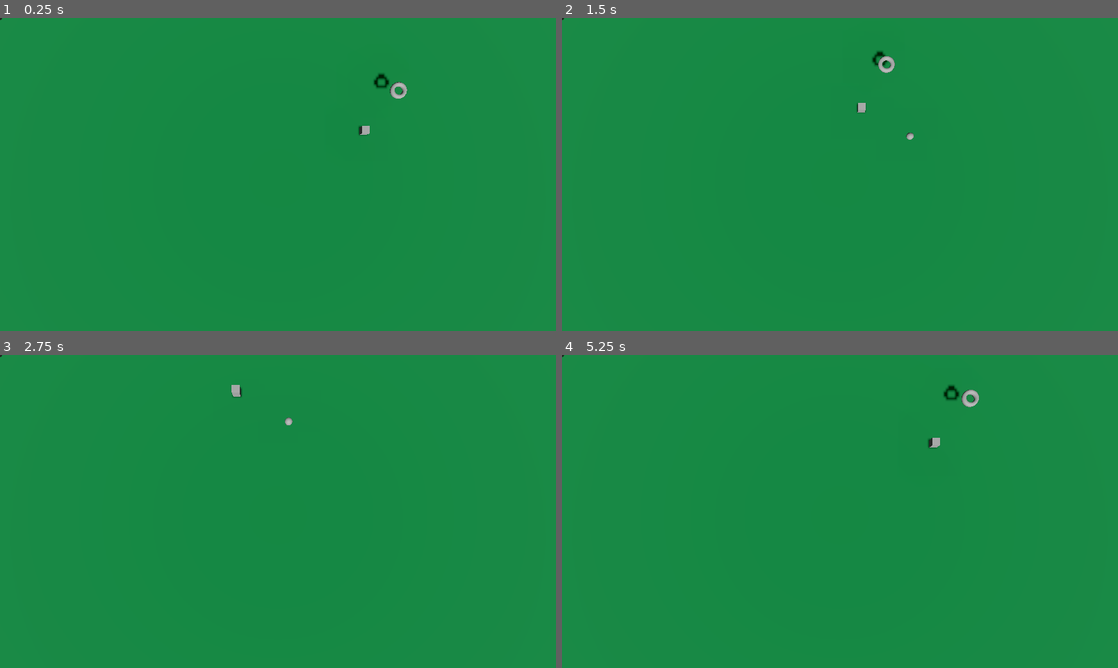
Above: before the commit, frames 1-4 (two rows, left to right).
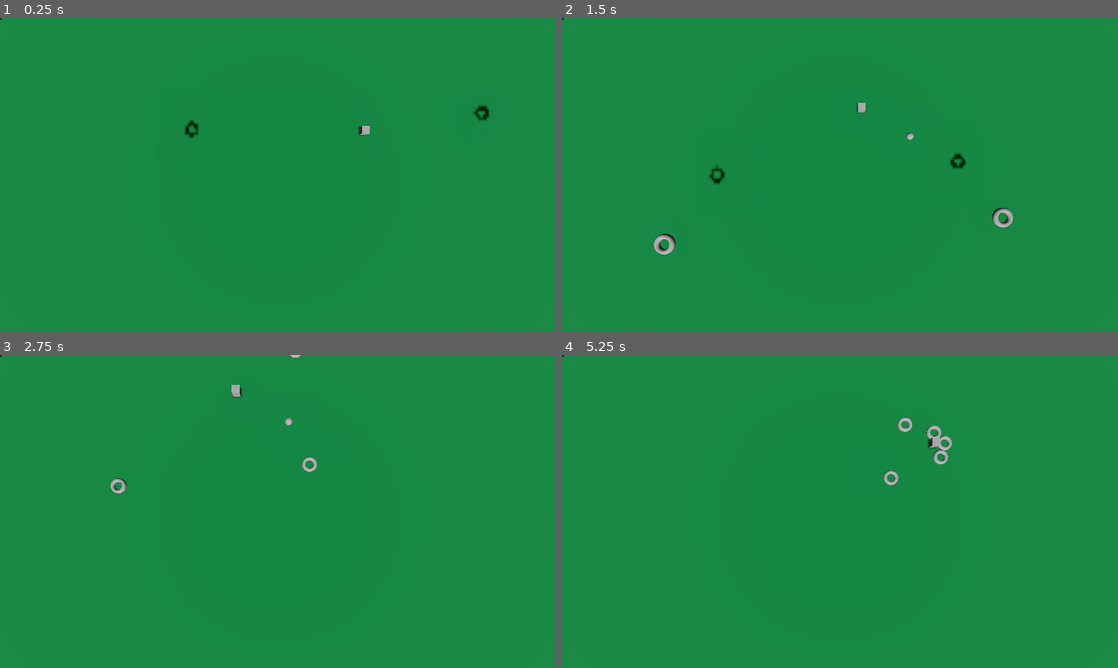
Above: after the commit, the same moments.

Repository: artesgo/city-defense
Game: Godot game, scene res://main.tscn
Same seed, same stepped clock (60 frames per second), same inputs: the game is played once before the commit and once after it.
Inputs (mouse positions are in pixels of both pictures, inside the frame that each line leads up to):
- Up to frame 1 (0.25 s): no input
- Up to frame 2 (1.5 s): tap Enter (ui_accept) at 0.5, 0.77 s; move the mouse to (962, 158) at 0.52 s; hold D (move_right) 0.53-1.28 s; tap R (build_road) at 0.6 s; click (962, 158) at 0.67 s; move the mouse to (728, 190) at 1.27 s; hold S (move_back) from 1.28 s (still down); tap Shift (move_fast) at 1.35 s
- Up to frame 3 (2.75 s): tap Enter (ui_accept) at 1.52 s; move the mouse to (333, 442) at 2.02 s; release S (move_back) at 2.03 s; hold D (move_right) from 2.03 s (still down); tap Mouse wheel up (zoom_in) at 2.1 s
- Up to frame 4 (5.25 s): move the mouse to (812, 574) at 2.77 s; release D (move_right) at 2.78 s; hold W (move_forward) 2.78-3.53 s; tap Mouse wheel down (zoom_out) at 2.85 s; click (812, 574) at 2.92 s; tap Enter (ui_accept) at 3.02, 3.77, 4.52 s; move the mouse to (1006, 558) at 3.52 s; hold A (move_left) 3.53-5.03 s; tap R (build_road) at 3.6 s; move the mouse to (673, 464) at 4.27 s; tap Shift (move_fast) at 4.35 s; move the mouse to (867, 511) at 5.02 s; hold S (move_back) from 5.03 s (still down); tap Mouse wheel up (zoom_in) at 5.1 s; click (867, 511) at 5.17 s

The runs differ from the first frame. In frame 1, 0.4% of the frame differs, in the area x 33-88%, y 17-39%; in frame 2, 0.7%, in the area x 16-82%, y 10-76%; in frame 3, 0.2%; in frame 4, 0.6%.

Commit message:
ignore uid files

Diff:
--- a/_characters/route_attack.gd
+++ b/_characters/route_attack.gd
@@ -3,25 +3,28 @@
 # Expose these variables via the Godot Inspector for easy configuration
 @export var target_node: NodePath = ""  # Assign to your "Command" node in the editor
 @export var move_speed: float = 5.0    # Speed at which the enemy moves toward the Command
-@export var attack_distance: float = 1.0  # Distance within which an attack is triggered
+@export var attack_distance: float = 2.0  # Distance within which an attack is triggered
 
 var target: Node3D = null              # Reference to the Command node
 var has_attacked: bool = false         # To prevent repeated attacks
 
 func _ready() -> void:
-	set_target("/root/PlayerControlled/Command")
-	print_debug('attach the command center')
+	target = get_node("../../../PlayerControlled/Command")
 
-
-func _process(delta: float) -> void:
-	if not target or not target.is_valid():
+func _physics_process(delta: float) -> void:
+	if not target:
 		return
 
-	# Calculate movement direction
+	# ---- Get input ----------------------------------------------------
 	var to_target = (target.global_position - global_position).normalized()
+	# Move toward the Command
+	if self.velocity.y == 0: # only move if grounded
+		velocity = to_target * move_speed
 
-	# Move toward the Command
-	velocity = to_target * move_speed
+	var gravity = ProjectSettings.get_setting("physics/3d/default_gravity") as float
+	velocity.y -= gravity * delta
+
+	# ---- Move ---------------------------------------------------------
 	move_and_slide()
 
 	# Check for attack condition
@@ -36,6 +39,3 @@
 	# Here, you can add logic to deal damage or trigger an event
 	# Example: Emit a signal to notify other nodes about the attack
 	emit_signal("enemy_attack", self)
-
-func set_target(new_target: NodePath):
-	target_node = new_target
--- a/_paths/road_builder.gd
+++ b/_paths/road_builder.gd
@@ -78,7 +78,7 @@
 	# ----- 2️⃣ Right‑mouse click ------------------------------------
 	elif event is InputEventMouseButton and event.button_index == MOUSE_BUTTON_RIGHT and event.pressed:
 		_clear_points()
-
+#C:/Users/Jinzo/Documents/planner
 # ------------------------------------------------------------------
 # Raycast helper
 # ------------------------------------------------------------------
--- a/main.tscn
+++ b/main.tscn
@@ -22,7 +22,7 @@
 
 [sub_resource type="NavigationMesh" id="NavigationMesh_r742n"]
 
-[node name="Node3D" type="Node3D" unique_id=1055273545]
+[node name="root" type="Node3D" unique_id=1055273545]
 
 [node name="DirectionalLight3D" type="DirectionalLight3D" parent="." unique_id=742904555]
 transform = Transform3D(1, 0, 0, 0, 0.6588623, 0.75226355, 0, -0.75226355, 0.6588623, -9.536743e-07, 8.632524, 7.454804)
@@ -56,7 +56,19 @@
 [node name="Enemies" type="Node3D" parent="." unique_id=261712233]
 
 [node name="Enemy" parent="Enemies" unique_id=475462900 instance=ExtResource("4_lquwl")]
-transform = Transform3D(1, 0, 0, 0, 1, 0, 0, 0, 1, 2.6786976, 3.48882, -4.077057)
+transform = Transform3D(1, 0, 0, 0, 1, 0, 0, 0, 1, 1.0659409, 23.587004, -16.649206)
+
+[node name="Enemy2" parent="Enemies" unique_id=2071226529 instance=ExtResource("4_lquwl")]
+transform = Transform3D(1, 0, 0, 0, 1, 0, 0, 0, 1, -24.833935, 23.587008, 19.948412)
+
+[node name="Enemy3" parent="Enemies" unique_id=1342687113 instance=ExtResource("4_lquwl")]
+transform = Transform3D(1, 0, 0, 0, 1, 0, 0, 0, 1, 16.220367, 23.587002, -11.778531)
+
+[node name="Enemy4" parent="Enemies" unique_id=160911151 instance=ExtResource("4_lquwl")]
+transform = Transform3D(1, 0, 0, 0, 1, 0, 0, 0, 1, 17.429337, 23.587006, 17.564436)
+
+[node name="Enemy5" parent="Enemies" unique_id=1968846293 instance=ExtResource("4_lquwl")]
+transform = Transform3D(1, 0, 0, 0, 1, 0, 0, 0, 1, -23.876675, 23.587002, -16.041979)
 
 [node name="NavigationRegion3D" type="NavigationRegion3D" parent="." unique_id=31995244]
 navigation_mesh = SubResource("NavigationMesh_r742n")
Not shown, removed: _buildings/building.gd.uid
Not shown, removed: _characters/character_body_3d.gd.uid
Not shown, removed: _characters/navigator.gd.uid
Not shown, removed: _characters/rigid_body_3d.gd.uid
Not shown, removed: _characters/route_attack.gd.uid
Not shown, removed: _paths/road_builder.gd.uid
Not shown, removed: _paths/road_scr.gd.uid
Not shown, removed: _ui/button.gd.uid
Not shown, removed: _ui/desktop.gd.uid
Not shown, removed: _ui/exit.gd.uid
Not shown, removed: _ui/resume.gd.uid
Not shown, removed: _ui/settings.gd.uid
(and 12 more such lines)
